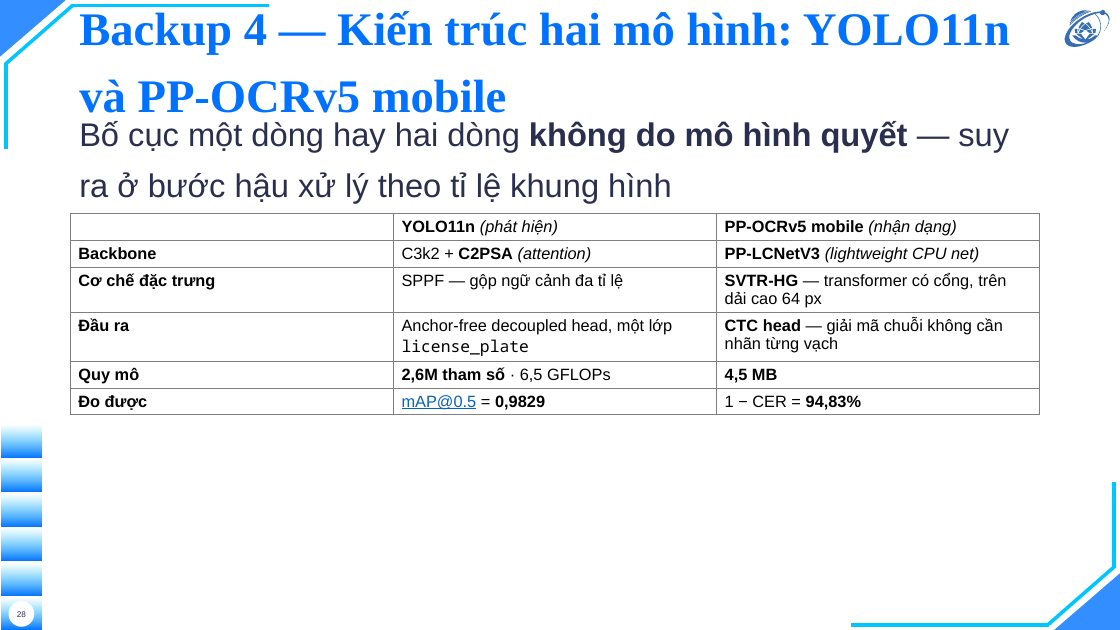
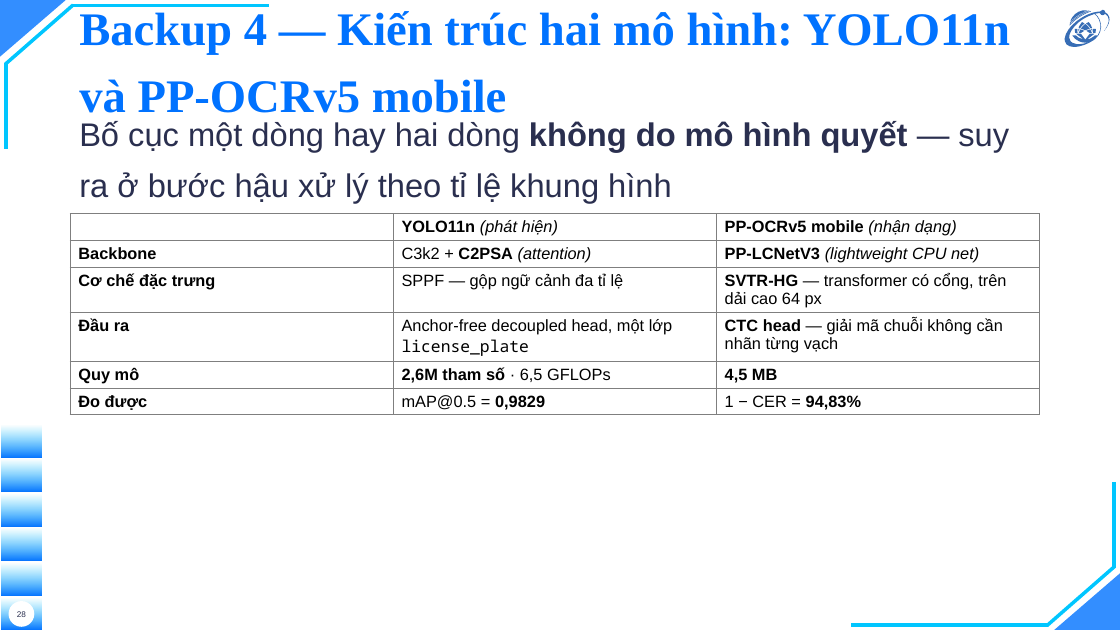
Before and after one commit to hieunguyen2604/alpr-do-an-mon-hoc, a slide deck: slide 28 of docs/slides/slides.pptx. Drawn at 1120x630 pixels with LibreOffice and Linux fonts; fonts in the diff are those of the drawing; background and template pictures are left out. Boxes give left, top, right and bottom in pixels: in the first picture for what was removed or moved away, otherwise in the second. Text is boxed around its words. In the diff, an @@ line names an element or a change of style, - is before the commit and + after.

```diff
--- a/docs/slides/slides.pptx
+++ b/docs/slides/slides.pptx
@@ table at (70,213,1040,567) @@
@@ text colour #0563C1 to #000000, underline off in "mAP@0.5" @@
```
Also in this commit, not shown: 11 other files.
